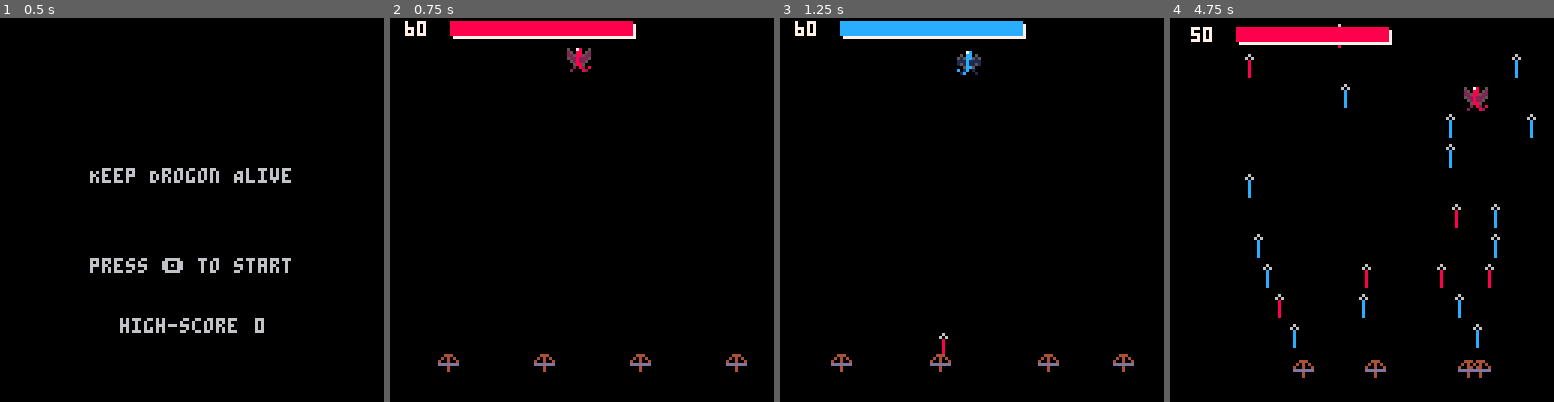
Above: before the commit, frames 1-4 (left to right).
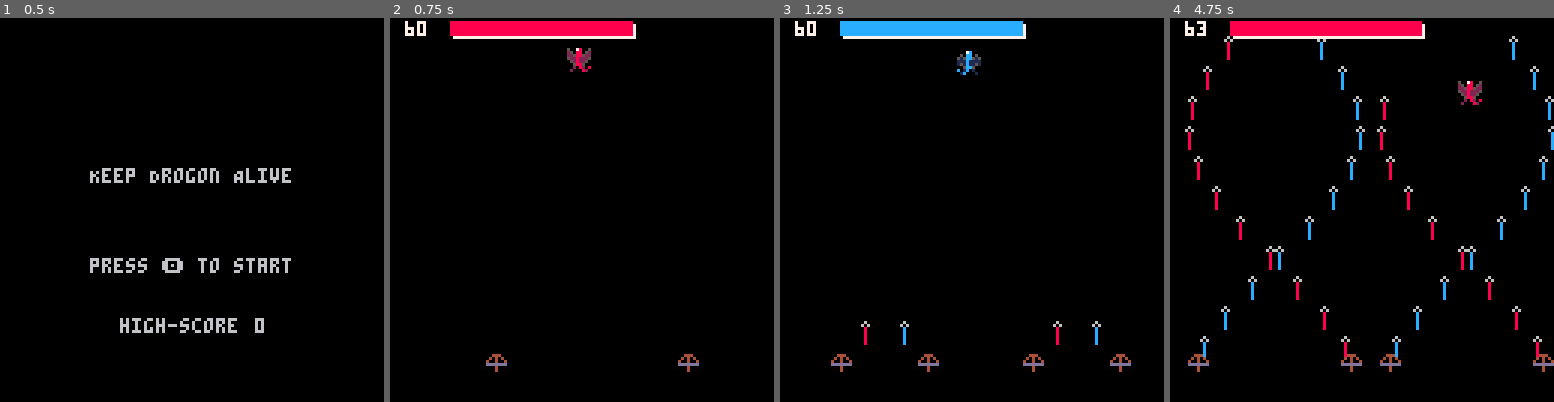
Above: after the commit, the same moments.

Repository: HuangJunye/Keep-Drogon-alive
Game: PICO-8 cartridge keep-drogon-alive.p8
Two runs of this game, one before a commit and one after it. Both use one fixed random seed, a clock stepped at 60 frames per second and the inputs below.
Inputs:
- Up to frame 1 (0.5 s): tap X (X key) at 0.33 s
- Up to frame 2 (0.75 s): tap O (Z key) at 0.7 s
- Up to frame 3 (1.25 s): tap X (X key) at 1.07 s
- Up to frame 4 (4.75 s): hold Right 1.6-2.1 s; tap O (Z key) every 0.4 s from 1.7 to 4.5 s; tap X (X key) at 1.85, 2.97, 4.08 s; hold Right 2.47-3.03 s; hold Left 3.08-3.58 s; hold Right 4.02-4.68 s

Frame 1 is identical in both runs. In frame 2, 0.7% of the frame differs, in the area x 12-93%, y 87-93%; in frame 3, 0.8%; in frame 4, 6.8%, in the area x 3-100%, y 0-94%.

Commit message:
add arrow shot patterns

Diff:
--- a/keep-drogon-alive.p8
+++ b/keep-drogon-alive.p8
@@ -310,13 +310,7 @@
   arrows = {}
   shake_str = {x=0,y=0}
 
-  for i=1,4 do
-    add(crossbows, {
-      sp=32,
-      x=-16+i*32,
-      y=110,
-    })
-  end
+  init_crossbows()
 end
 
 function _update ()
@@ -360,12 +354,7 @@
   end
   if drogon.y>=100 then scene = "win" end
 
-  for c in all(crossbows) do
-    c.x += rnd(4) - 2
-    if c.x>=128 then c.x=128 end
-    if c.x<=0 then c.x=0 end
-  end
-
+  update_crossbows()
   update_arrows()
   collision()
 
@@ -375,12 +364,6 @@
     drogon.sp=0
   else
     drogon.sp=1
-  end
-
-  if (t%10==0) then
-    for c in all(crossbows) do
-      if random() then add_arrow(c.x,c.y) end
-    end
   end
 
   if btn(0) then drogon.x-=drogon.dx end
@@ -396,14 +379,12 @@
 
 function draw_game()
   cls()
-
   if not drogon.imm or t%8 < 4 then
-    spr(drogon.sp,drogon.x,drogon.y)
     if drogon.blue then
       spr(drogon.sp+16,drogon.x,drogon.y)
     else
       spr(drogon.sp,drogon.x,drogon.y)
-  end
+    end
   end
 
   for a in all(arrows) do
@@ -513,11 +494,86 @@
 end
 
 -- in game objects
-
-function add_arrow(cb_x,cb_y, cb_blue, cb_direction, cb_velocity, cb_size) --needs only an x,y
-  cb_direction = cb_direction or 0
-  cb_velocity = cb_velocity or -1
-  cb_blue = cb_blue or random()
+function init_crossbows()
+  for i=1,4 do
+    local c = {
+      sp=32,
+      y=110,
+      shotpattern=0
+    }
+    if i%2==0 then
+      c.blue = true
+    else
+      c.blue = false
+    end
+    if i%4<2 then
+      c.x = 32
+    else
+      c.x = 96
+    end
+    add(crossbows, c)
+  end
+end
+
+function update_crossbows()
+  for c in all(crossbows) do
+    if t/30 < 5.5 then
+      c.shotpattern = 0
+    elseif t/30 < 10 then
+      c.shotpattern = 1
+    elseif t/30 < 15 then
+      c.shotpattern = 2
+    end
+    if c.shotpattern == 0 then
+      if c.blue then
+        c.x+=cos(t/(180))
+      else
+        c.x-=cos(t/(180))
+      end
+      -- simple shots going downwards
+      if every(10) then
+        add_arrow(c.x, c.y, c.blue, 0, -1, -1)
+      end
+    elseif c.shotpattern == 1 then
+      -- simple shots going downwards
+      if c.blue then
+        color = c.blue
+        if every(100) then
+          for i=-0.2,0.2,0.02 do
+            add_arrow(c.x, c.y, color, i, -1, -1)
+            color = not color
+          end
+        end
+      else
+        color = c.blue
+        if every(100,50) then
+          for i=-0.2,0.2,0.02 do
+            add_arrow(c.x, c.y, color, i, -1, -1)
+            color = not color
+          end
+        end
+      end
+    elseif c.shotpattern == 2 then
+      dir = t/(30*4)
+      if c.blue then
+        if every(10) then
+          add_arrow(c.x, c.y, c.blue, (dir-2)/10, -1, -1)
+          add_arrow(c.x, c.y, c.blue, (dir-4)/10, -1, -1)
+        end
+      else
+        if every(10) then
+          add_arrow(c.x, c.y, c.blue, (-dir+2)/10, -1, -1)
+          add_arrow(c.x, c.y, c.blue, (-dir+4)/10, -1, -1)
+        end
+      end
+    end
+  end
+end
+
+function add_arrow(cb_x, cb_y, cb_blue, cb_direction, cb_velocity, cb_size) --needs only an x,y
+  cb_direction = cb_direction
+  cb_velocity = cb_velocity
+  cb_blue = cb_blue
   cb_size = cb_size or 1
   local arrow = {
     sp = 33,
@@ -544,7 +600,7 @@
   for p = #arrows, 1, -1 do
     local x = arrows[p].x
     local y = arrows[p].y
-    if x > 120 or x < 8 or y > 128 or y < 0 then del(arrows,arrows[p]) end
+    if x > 128 or x < 0 or y > 128 or y < 0 then del(arrows,arrows[p]) end
   end
 end
 
Not shown, changed: the sound effects (__sfx__) section of keep-drogon-alive.p8
